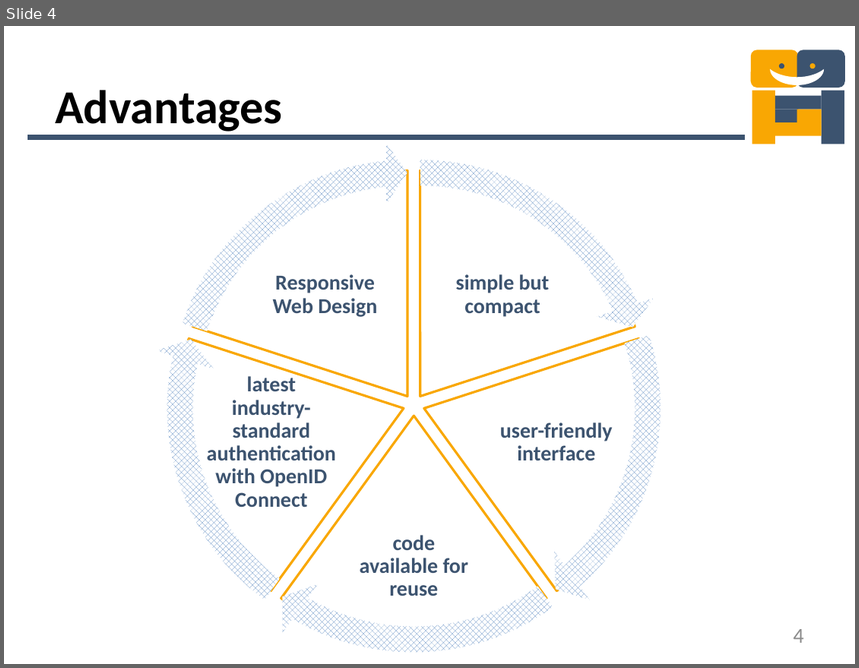
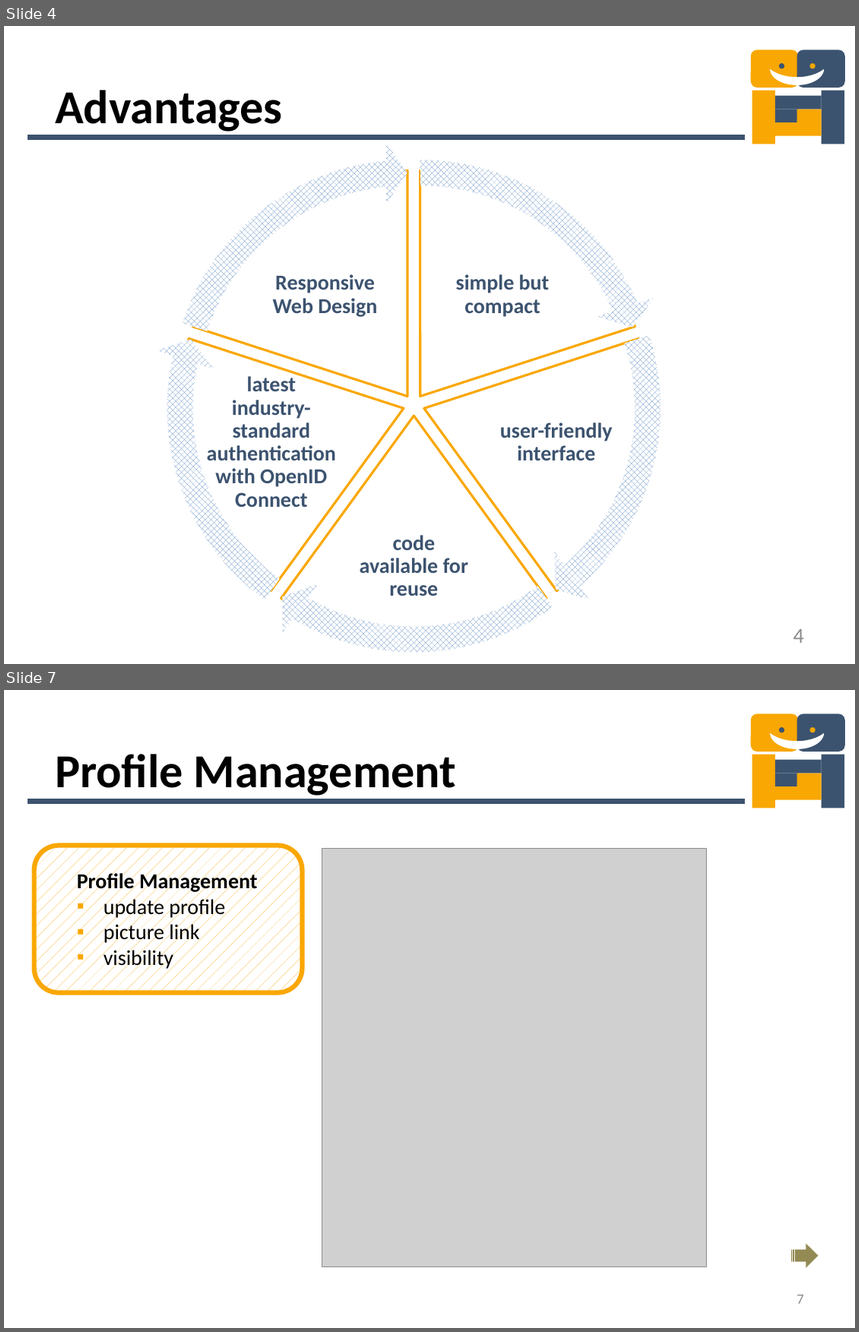
Before and after one commit to mdger/UGNM_Instantmessaging, a slide deck: UGNM_Instantmessaging/doc/PresentationIM.pptx. Shown one above the other, each under a label of ours: slide 4 before the commit, slides 4 and 7 after it; the slides between them are not shown. The pictures are 859x668 and 859x1332 pixels, drawn with LibreOffice and Linux fonts; fonts in the diff are those of the drawing; grey boxes stand for pictures. Boxes give left, top, right and bottom in pixels: in the first picture for what was removed or moved away, otherwise in the second. Text is boxed around its words. In the diff, an @@ line names an element or a change of style, - is before the commit and + after.

```diff
--- a/UGNM_Instantmessaging/doc/PresentationIM.pptx
+++ b/UGNM_Instantmessaging/doc/PresentationIM.pptx
@@ slide 7 added at <box>4,690,855,1328</box>, background #FFFFFF; not listed: 12 template elements that a slide beside it also shows @@
@@ title added at <box>55,754,456,796</box>, 40 pt, text #000000, bold @@
+Profile Management
@@ rounded rectangle added at <box>34,846,302,993</box>, fill pattern #F9A703 on #FFFFFF, outline #F9A703 4 pt @@
@@ picture added at <box>322,848,706,1267</box> @@
@@ text added at <box>77,871,257,970</box>, 18 pt, text #000000 @@
+Profile Management
+▪ update profile
+▪ picture link
+▪ visibility
@@ striped right arrow added at <box>791,1244,818,1269</box>, fill #948A54 @@
@@ page number added at <box>797,1295,804,1304</box>, 12 pt, text #8C8C8C @@
+7
```
Also in this commit, not shown: 3 slides changed, 4 other slides added, 1 other file.
